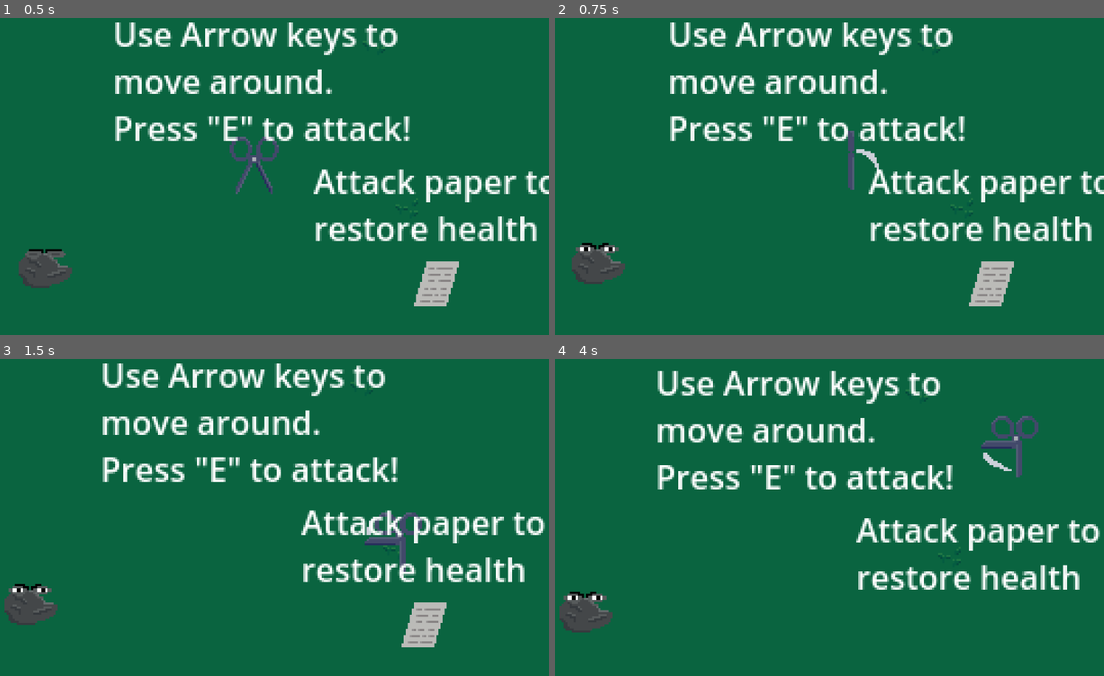
Above: before the commit, frames 1-4 (two rows, left to right).
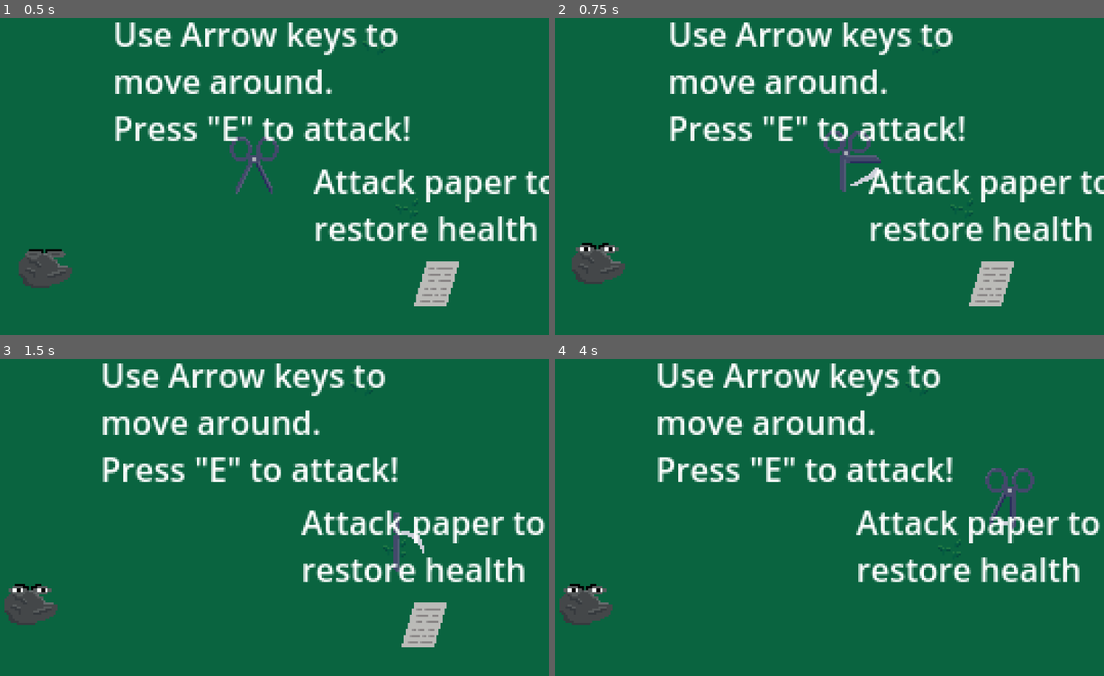
Above: after the commit, the same moments.

Repository: dat1010/walkingasscissors
Game: Godot game, scene res://scenes/tutorial.tscn
Same seed, same stepped clock (60 frames per second), same inputs: the game is played once before the commit and once after it. This scene is started directly instead of the project's main scene.
Inputs:
- Up to frame 1 (0.5 s): no input
- Up to frame 2 (0.75 s): tap E (attack) at 0.5, 0.6 s; hold Right (ui_right) from 0.53 s (still down)
- Up to frame 3 (1.5 s): tap E (attack) at 1.25, 1.35 s; release Right (ui_right) at 1.28 s; hold Down (ui_down) from 1.28 s (still down)
- Up to frame 4 (4 s): tap E (attack) at 2, 2.1, 2.75, 2.85, 3.5, 3.6 s; release Down (ui_down) at 2.03 s; hold Right (ui_right) 2.03-2.78 s; hold Up (ui_up) 2.78-3.53 s; hold Left (ui_left) from 3.53 s (still down)

Frame 1 is identical in both runs. In frame 2, 0.7% of the frame differs, in the area x 48-60%, y 35-55%; in frame 3, 0.7%; in frame 4, 13%, in the area x 0-100%, y 1-87%.

Commit message:
final changes for now

Diff:
--- /dev/null
+++ b/default_bus_layout.tres
@@ -0,0 +1,15 @@
+[gd_resource type="AudioBusLayout" format=3 uid="uid://ccl1uvpldus5m"]
+
+[resource]
+bus/1/name = &"SFX"
+bus/1/solo = false
+bus/1/mute = false
+bus/1/bypass_fx = false
+bus/1/volume_db = -6.57885
+bus/1/send = &"Master"
+bus/2/name = &"Music"
+bus/2/solo = false
+bus/2/mute = false
+bus/2/bypass_fx = false
+bus/2/volume_db = 0.0
+bus/2/send = &"Master"
--- a/scenes/end_screen.tscn
+++ b/scenes/end_screen.tscn
@@ -47,7 +47,11 @@
 
 [node name="EndScreen" type="Control"]
 layout_mode = 3
-anchors_preset = 0
+anchors_preset = 15
+anchor_right = 1.0
+anchor_bottom = 1.0
+grow_horizontal = 2
+grow_vertical = 2
 script = ExtResource("1_6nxq3")
 
 [node name="Panel" type="Panel" parent="."]
@@ -55,19 +59,27 @@
 anchors_preset = 15
 anchor_right = 1.0
 anchor_bottom = 1.0
-offset_top = 3.0
-offset_right = 1150.0
-offset_bottom = 655.0
+offset_left = 5.0
+offset_top = 2.0
+offset_right = 4.0
+offset_bottom = -5.0
 grow_horizontal = 2
 grow_vertical = 2
 theme_override_styles/panel = SubResource("StyleBoxTexture_gvhdl")
 
 [node name="RestartButton" type="Button" parent="Panel"]
-layout_mode = 0
-offset_left = 974.0
-offset_top = 560.0
-offset_right = 1095.0
-offset_bottom = 605.0
+layout_mode = 1
+anchors_preset = 3
+anchor_left = 1.0
+anchor_top = 1.0
+anchor_right = 1.0
+anchor_bottom = 1.0
+offset_left = -187.0
+offset_top = -93.0
+offset_right = -66.0
+offset_bottom = -48.0
+grow_horizontal = 0
+grow_vertical = 0
 size_flags_vertical = 3
 theme_override_colors/font_hover_color = Color(0, 0, 0, 1)
 theme_override_colors/font_pressed_color = Color(0, 0, 0, 1)
@@ -81,11 +93,15 @@
 text = "Restart"
 
 [node name="Label" type="Label" parent="."]
-layout_mode = 0
-offset_left = 367.0
-offset_top = 86.0
-offset_right = 727.0
-offset_bottom = 119.0
+layout_mode = 1
+anchors_preset = 5
+anchor_left = 0.5
+anchor_right = 0.5
+offset_left = -182.0
+offset_top = 53.0
+offset_right = 178.0
+offset_bottom = 86.0
+grow_horizontal = 2
 theme_override_fonts/font = ExtResource("3_cjuby")
 theme_override_font_sizes/font_size = 30
 text = "High Scores!"
@@ -93,11 +109,17 @@
 script = SubResource("GDScript_ohhuy")
 
 [node name="ScrollContainer" type="ScrollContainer" parent="."]
-layout_mode = 0
-offset_left = 354.0
-offset_top = 188.0
-offset_right = 780.0
-offset_bottom = 580.0
+layout_mode = 1
+anchors_preset = 7
+anchor_left = 0.5
+anchor_top = 1.0
+anchor_right = 0.5
+anchor_bottom = 1.0
+offset_left = -213.0
+offset_top = -453.0
+offset_right = 213.0
+grow_horizontal = 2
+grow_vertical = 0
 
 [node name="VBoxContainer" type="VBoxContainer" parent="ScrollContainer"]
 layout_mode = 2
@@ -107,11 +129,18 @@
 [node name="HTTPRequest" type="HTTPRequest" parent="."]
 
 [node name="EnterHighScore" type="LineEdit" parent="."]
-layout_mode = 0
-offset_left = 471.0
-offset_top = 142.0
-offset_right = 573.0
-offset_bottom = 181.0
+layout_mode = 1
+anchors_preset = 8
+anchor_left = 0.5
+anchor_top = 0.5
+anchor_right = 0.5
+anchor_bottom = 0.5
+offset_left = -42.0
+offset_top = -217.0
+offset_right = 60.0
+offset_bottom = -178.0
+grow_horizontal = 2
+grow_vertical = 2
 placeholder_text = "Initials"
 max_length = 3
 
--- a/scenes/main_menu.tscn
+++ b/scenes/main_menu.tscn
@@ -130,11 +130,15 @@
 "
 
 [node name="RichTextLabel" type="RichTextLabel" parent="."]
-layout_mode = 0
-offset_left = 278.0
-offset_top = 173.0
-offset_right = 849.0
-offset_bottom = 234.0
+layout_mode = 1
+anchors_preset = 5
+anchor_left = 0.5
+anchor_right = 0.5
+offset_left = -285.0
+offset_top = 108.0
+offset_right = 286.0
+offset_bottom = 169.0
+grow_horizontal = 2
 theme_override_fonts/normal_font = ExtResource("3_ayain")
 theme_override_font_sizes/normal_font_size = 30
 text = "Walking As Scissors"
--- a/scenes/paper.tscn
+++ b/scenes/paper.tscn
@@ -1,7 +1,8 @@
-[gd_scene load_steps=12 format=3 uid="uid://l5bnb61726g6"]
+[gd_scene load_steps=16 format=3 uid="uid://l5bnb61726g6"]
 
 [ext_resource type="Script" path="res://scrips/paper.gd" id="1_efik7"]
 [ext_resource type="Texture2D" uid="uid://b1su1xerm80wr" path="res://assets/paper.png" id="1_ht5l3"]
+[ext_resource type="AudioStream" uid="uid://dtmm3spbxnodb" path="res://assets/audio/paper_explode.wav" id="3_41y4s"]
 
 [sub_resource type="AtlasTexture" id="AtlasTexture_8er3p"]
 atlas = ExtResource("1_ht5l3")
@@ -64,11 +65,110 @@
 [sub_resource type="RectangleShape2D" id="RectangleShape2D_lmyfk"]
 size = Vector2(28, 25)
 
+[sub_resource type="Animation" id="Animation_0usd7"]
+resource_name = "paper_break"
+tracks/0/type = "value"
+tracks/0/imported = false
+tracks/0/enabled = true
+tracks/0/path = NodePath("CollisionShape2D:disabled")
+tracks/0/interp = 1
+tracks/0/loop_wrap = true
+tracks/0/keys = {
+"times": PackedFloat32Array(0),
+"transitions": PackedFloat32Array(1),
+"update": 1,
+"values": [true]
+}
+tracks/1/type = "value"
+tracks/1/imported = false
+tracks/1/enabled = true
+tracks/1/path = NodePath("AudioStreamPlayer2D:playing")
+tracks/1/interp = 1
+tracks/1/loop_wrap = true
+tracks/1/keys = {
+"times": PackedFloat32Array(0),
+"transitions": PackedFloat32Array(1),
+"update": 1,
+"values": [true]
+}
+tracks/2/type = "method"
+tracks/2/imported = false
+tracks/2/enabled = true
+tracks/2/path = NodePath(".")
+tracks/2/interp = 1
+tracks/2/loop_wrap = true
+tracks/2/keys = {
+"times": PackedFloat32Array(0.6),
+"transitions": PackedFloat32Array(1),
+"values": [{
+"args": [],
+"method": &"queue_free"
+}]
+}
+tracks/3/type = "value"
+tracks/3/imported = false
+tracks/3/enabled = true
+tracks/3/path = NodePath("AnimatedSprite2D:animation")
+tracks/3/interp = 1
+tracks/3/loop_wrap = true
+tracks/3/keys = {
+"times": PackedFloat32Array(0),
+"transitions": PackedFloat32Array(1),
+"update": 1,
+"values": [&"death"]
+}
+
+[sub_resource type="Animation" id="Animation_wgoc2"]
+length = 0.001
+tracks/0/type = "value"
+tracks/0/imported = false
+tracks/0/enabled = true
+tracks/0/path = NodePath("CollisionShape2D:disabled")
+tracks/0/interp = 1
+tracks/0/loop_wrap = true
+tracks/0/keys = {
+"times": PackedFloat32Array(0),
+"transitions": PackedFloat32Array(1),
+"update": 1,
+"values": [false]
+}
+tracks/1/type = "value"
+tracks/1/imported = false
+tracks/1/enabled = true
+tracks/1/path = NodePath("AudioStreamPlayer2D:playing")
+tracks/1/interp = 1
+tracks/1/loop_wrap = true
+tracks/1/keys = {
+"times": PackedFloat32Array(0),
+"transitions": PackedFloat32Array(1),
+"update": 1,
+"values": [false]
+}
+tracks/2/type = "value"
+tracks/2/imported = false
+tracks/2/enabled = true
+tracks/2/path = NodePath("AnimatedSprite2D:animation")
+tracks/2/interp = 1
+tracks/2/loop_wrap = true
+tracks/2/keys = {
+"times": PackedFloat32Array(0),
+"transitions": PackedFloat32Array(1),
+"update": 1,
+"values": [&"death"]
+}
+
+[sub_resource type="AnimationLibrary" id="AnimationLibrary_vu75i"]
+_data = {
+"RESET": SubResource("Animation_wgoc2"),
+"paper_break": SubResource("Animation_0usd7")
+}
+
 [node name="Paper" type="CharacterBody2D"]
 script = ExtResource("1_efik7")
 
 [node name="AnimatedSprite2D" type="AnimatedSprite2D" parent="."]
 sprite_frames = SubResource("SpriteFrames_1jblm")
+animation = &"death"
 autoplay = "default"
 
 [node name="CollisionShape2D" type="CollisionShape2D" parent="."]
@@ -81,5 +181,15 @@
 position = Vector2(0, 0.5)
 shape = SubResource("RectangleShape2D_lmyfk")
 
+[node name="AudioStreamPlayer2D" type="AudioStreamPlayer2D" parent="."]
+stream = ExtResource("3_41y4s")
+volume_db = -1.0
+bus = &"SFX"
+
+[node name="AnimationPlayer" type="AnimationPlayer" parent="."]
+libraries = {
+"": SubResource("AnimationLibrary_vu75i")
+}
+
 [connection signal="body_entered" from="PaperHitbox" to="." method="_on_paper_hitbox_body_entered"]
 [connection signal="body_exited" from="PaperHitbox" to="." method="_on_paper_hitbox_body_exited"]
--- a/scenes/player.tscn
+++ b/scenes/player.tscn
@@ -1,8 +1,10 @@
-[gd_scene load_steps=19 format=3 uid="uid://dd2l0uy05g04x"]
+[gd_scene load_steps=21 format=3 uid="uid://dd2l0uy05g04x"]
 
 [ext_resource type="Texture2D" uid="uid://b47kt30us5lu4" path="res://assets/scissors.png" id="1_1umrm"]
 [ext_resource type="Script" path="res://scrips/player.gd" id="1_8nb5g"]
 [ext_resource type="PackedScene" uid="uid://bqqjxoay1p32c" path="res://scenes/end_screen.tscn" id="2_n4bbe"]
+[ext_resource type="AudioStream" uid="uid://blu4ttoj7i2m5" path="res://assets/audio/scissor_idle.wav" id="4_xjkdu"]
+[ext_resource type="AudioStream" uid="uid://8i45lei6ge2a" path="res://assets/audio/scissor_attack.wav" id="5_05ieu"]
 
 [sub_resource type="AtlasTexture" id="AtlasTexture_tyiwl"]
 atlas = ExtResource("1_1umrm")
@@ -75,7 +77,7 @@
 }],
 "loop": false,
 "name": &"attack",
-"speed": 18.0
+"speed": 15.0
 }, {
 "frames": [{
 "duration": 1.0,
@@ -122,8 +124,6 @@
 sprite_frames = SubResource("SpriteFrames_xr1u0")
 animation = &"attack"
 autoplay = "default"
-frame = 5
-frame_progress = 1.0
 
 [node name="CollisionShape2D" type="CollisionShape2D" parent="."]
 position = Vector2(0, -18)
@@ -162,6 +162,24 @@
 scale = Vector2(0.1, 0.1)
 show_percentage = false
 
+[node name="AudioStreamIdle" type="AudioStreamPlayer2D" parent="."]
+stream = ExtResource("4_xjkdu")
+bus = &"SFX"
+
+[node name="AudioStreamAttack" type="AudioStreamPlayer2D" parent="."]
+stream = ExtResource("5_05ieu")
+bus = &"SFX"
+
+[node name="CanvasLayer" type="CanvasLayer" parent="."]
+
+[node name="RichTextLabel" type="RichTextLabel" parent="CanvasLayer"]
+z_index = 1
+offset_left = -89.0
+offset_top = -50.0
+offset_right = -13.0
+offset_bottom = -26.0
+text = "Testing!"
+
 [connection signal="body_entered" from="PlayerHitbox" to="." method="_on_player_hitbox_body_entered"]
 [connection signal="body_exited" from="PlayerHitbox" to="." method="_on_player_hitbox_body_exited"]
 [connection signal="timeout" from="AttackCooldown" to="." method="_on_attack_cooldown_timeout"]
--- a/scrips/end_screen.gd
+++ b/scrips/end_screen.gd
@@ -38,13 +38,16 @@
 func update_high_score_results(body):
 	var data = JSON.parse_string(body.get_string_from_utf8())
 	var response = body.get_string_from_utf8()
-
+	var headers = RichTextLabel.new()
+	headers.text = "Initials" + " " + "Score"
+	headers.fit_content = true
+	v_box_container.add_child(headers)
 	for user_data in data.data:
 		var label = RichTextLabel.new()
 		label.fit_content = true
 		var user_initials = user_data.user_initials
 		var user_score = user_data.score
-		label.text = user_initials + " " + str(user_score)
+		label.text = user_initials + "      " + str(user_score)
 		v_box_container.add_child(label)
 
 func clear_all_childer():
--- a/scrips/enemy.gd
+++ b/scrips/enemy.gd
@@ -39,7 +39,6 @@
 func enemy():
 	pass
 
-
 func _on_enemy_hitbox_body_entered(body):
 	if body.has_method("player"):
 		is_player_in_attack_zone = true
--- a/scrips/paper.gd
+++ b/scrips/paper.gd
@@ -1,5 +1,6 @@
 extends CharacterBody2D
 @onready var animated_sprite_2d: AnimatedSprite2D = $AnimatedSprite2D
+@onready var animation_player: AnimationPlayer = $AnimationPlayer
 
 var is_player_in_attack_zone = false
 var is_enemy_in_attack_zone = false
@@ -28,6 +29,7 @@
 
 func kill_paper():
 	is_enemy_in_attack_zone = true
-	animated_sprite_2d.play("death")
-	await animated_sprite_2d.animation_finished
-	self.queue_free()
+	animation_player.play("paper_break")
+	#animated_sprite_2d.play("death")
+	#await animated_sprite_2d.animation_finished
+	#self.queue_free()
--- a/scrips/player.gd
+++ b/scrips/player.gd
@@ -10,6 +10,8 @@
 @onready var deal_attack_timer: Timer = $DealAttackTimer
 @onready var health_bar: ProgressBar = $HealthBar
 @export var end_screen_scene:PackedScene
+@onready var audio_stream_idle: AudioStreamPlayer2D = $AudioStreamIdle
+@onready var audio_stream_attack: AudioStreamPlayer2D = $AudioStreamAttack
 
 var enemy_in_attack_range = false
 var enemy_in_attack_cooldown = true
@@ -30,8 +32,6 @@
 		print("Player has been killed")
 		emit_signal("player_died")
 		get_tree().change_scene_to_packed(end_screen_scene)
-		#self.queue_free()
-		#TODO add end screen
 
 
 var held_directions = []
@@ -59,6 +59,7 @@
 		play_animation(1)
 		direction.x += 1
 
+
 	# Normalize to ensure consistent speed in all directions (including diagonals).
 	if direction != Vector2.ZERO:
 		direction = direction.normalized() * SPEED
@@ -84,14 +85,17 @@
 	if movement == 1:
 		if attack_in_progress:
 			animated_sprite_2d.play("attack")
+			audio_stream_attack.play()
 		else:
 			animated_sprite_2d.play("default")
+			#audio_stream_idle.play()
 	else:
 		if attack_in_progress:
 			animated_sprite_2d.play("attack")
+			audio_stream_attack.play()
 		else:
 			animated_sprite_2d.play("default")
-
+			#audio_stream_idle.play()
 
 func attack():
 	var direction = current_direction
Not shown, added: assets/audio/paper_explode.wav.import
Not shown, added: assets/audio/rock-smash.wav.import
Not shown, added: assets/audio/scissor_attack.wav.import
Not shown, added: assets/audio/scissor_idle.wav.import
Not shown, added: assets/audio/paper_explode.wav
Not shown, added: assets/audio/rock-smash.wav
Not shown, added: assets/audio/scissor_attack.wav
Not shown, added: assets/audio/scissor_idle.wav
Not shown, added: scenes/eneAE6C.tmp
Not shown, added: scenes/eneCDF3.tmp
